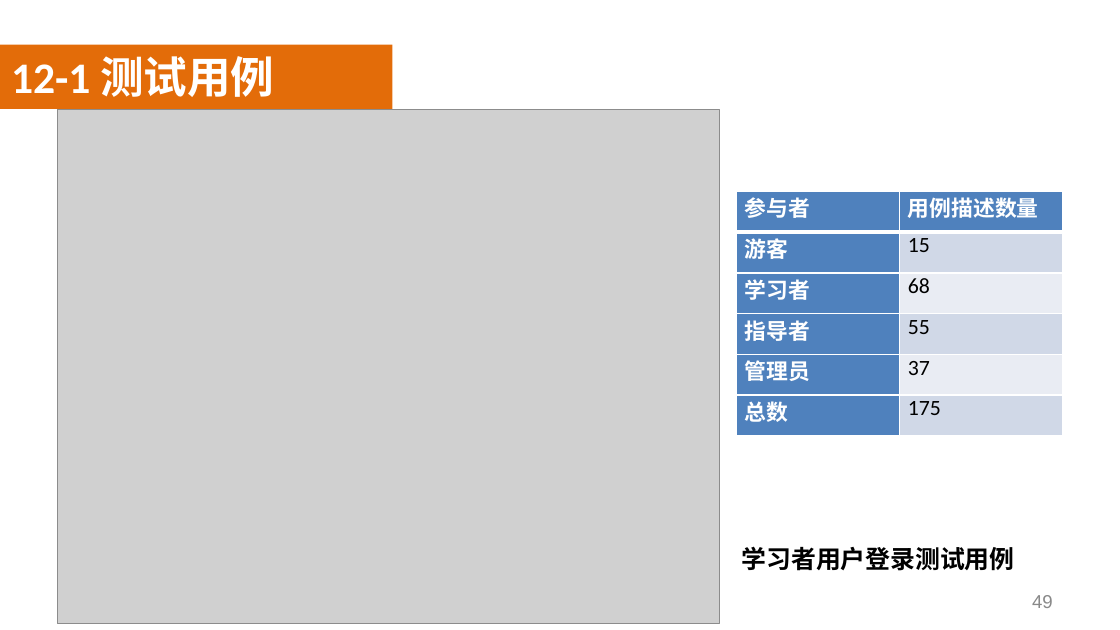
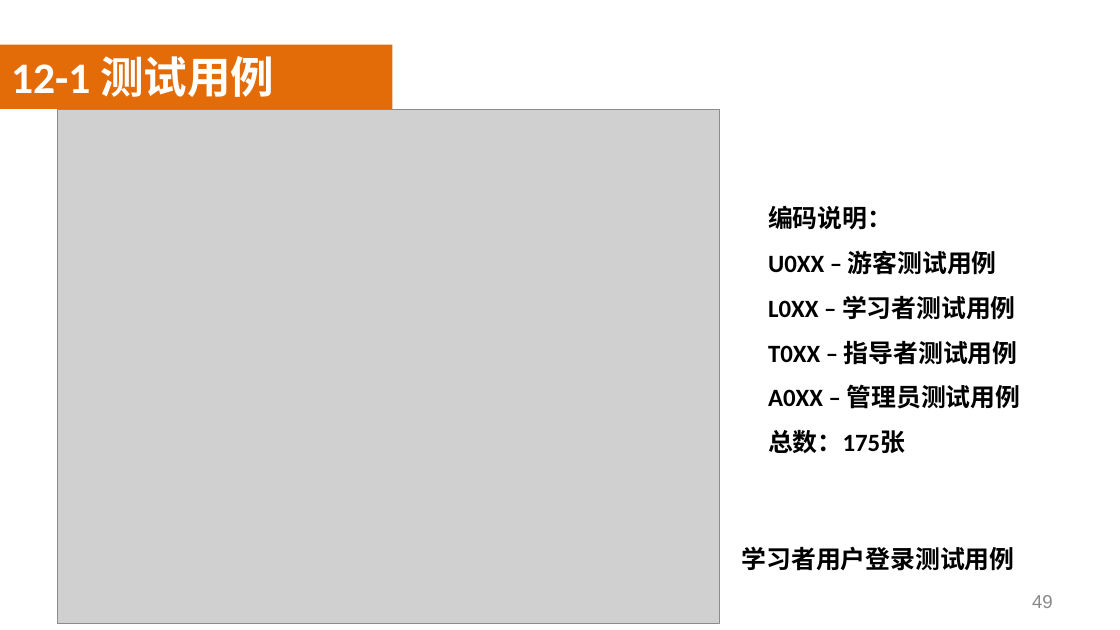
Before and after one commit to SoftwareRequirtmentsG02/Document, a slide deck: slide 49 of 案例教学系统/受控文档/分析设计/PPT/PRD2018-G02-SRS评审PPT.pptx. Drawn at 1120x630 pixels with LibreOffice and Linux fonts; fonts in the diff are those of the drawing; grey boxes stand for pictures; background and template pictures are left out. Boxes give left, top, right and bottom in pixels: in the first picture for what was removed or moved away, otherwise in the second. Text is boxed around its words. In the diff, an @@ line names an element or a change of style, - is before the commit and + after.

```diff
--- a/案例教学系统/受控文档/分析设计/PPT/PRD2018-G02-SRS评审PPT.pptx
+++ b/案例教学系统/受控文档/分析设计/PPT/PRD2018-G02-SRS评审PPT.pptx
@@ table removed at [736,192,1063,436], 6 rows, 2 columns @@
-参与者 | 用例描述数量
-游客 | 15
-学习者 | 68
-指导者 | 55
-管理员 | 37
-总数 | 175
@@ text added at [768,205,1021,453], 16 pt, text #000000, bold @@
+  编码说明：
+  U0XX – 游客测试用例
+  L0XX – 学习者测试用例
+  T0XX – 指导者测试用例
+  A0XX – 管理员测试用例
+  总数：175张
```
Also in this commit, not shown: 3 other slides changed, 3 other files.
